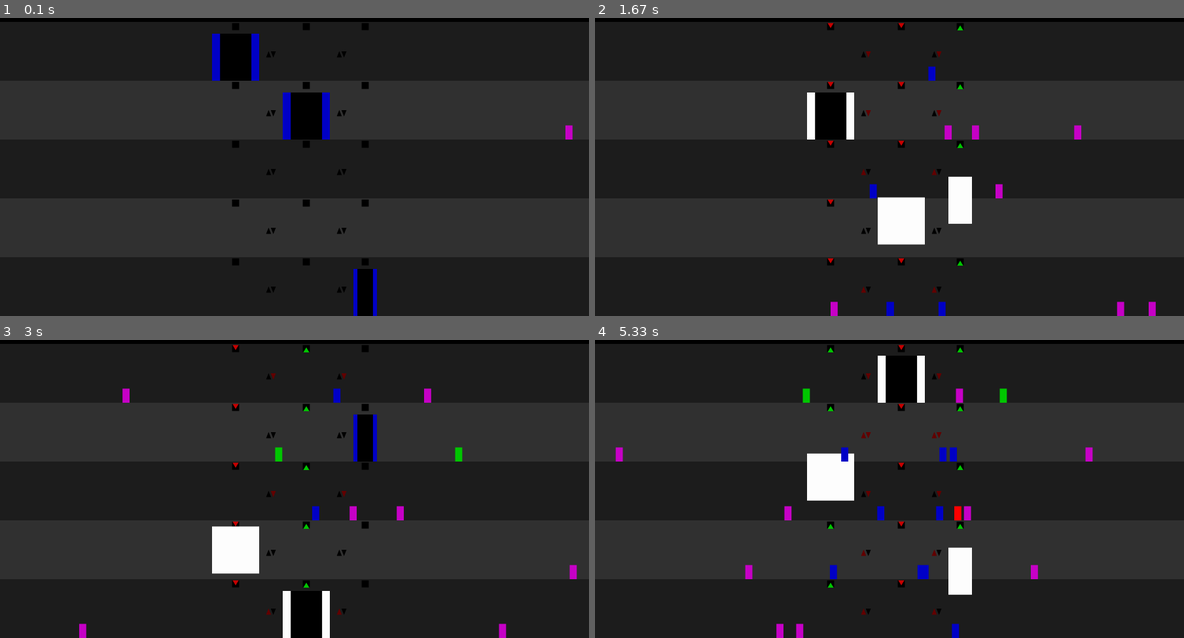
Above: before the commit, frames 1-4 (two rows, left to right).
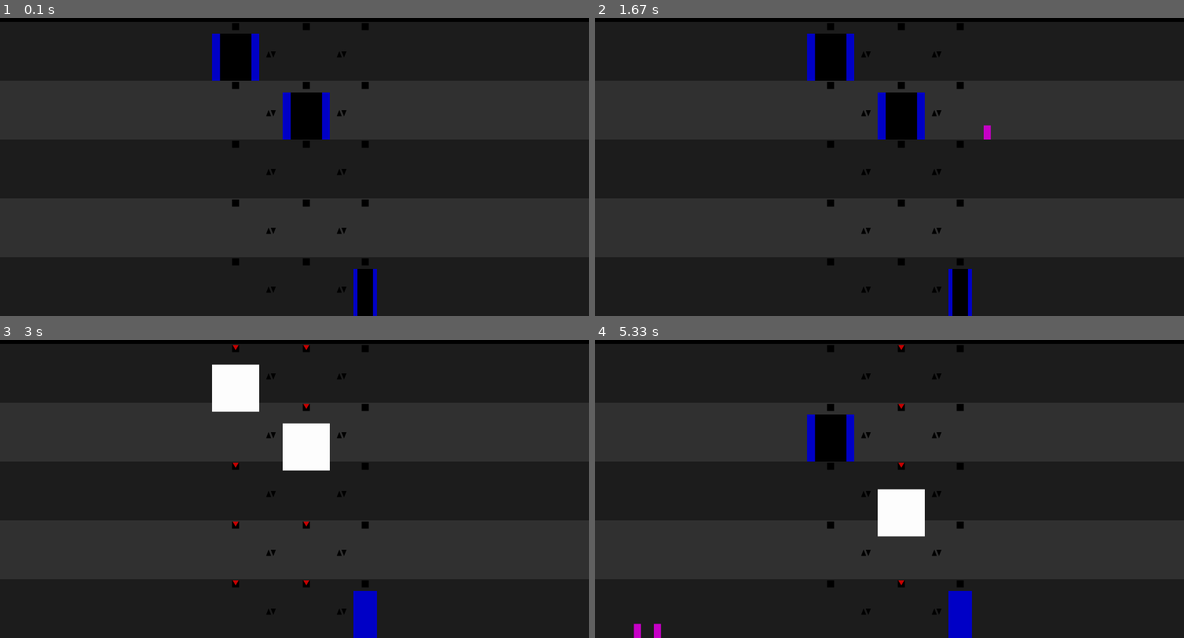
Above: after the commit, the same moments.

Repository: niklasdhein/EiP-Praktium-Aufzugssimulation
Game: pygame game, started from simulation.py
Same seed, same stepped clock (60 frames per second), same inputs: the game is played once before the commit and once after it.
Inputs:
- Up to frame 1 (0.1 s): no input
- Up to frame 2 (1.67 s): no input
- Up to frame 3 (3 s): no input
- Up to frame 4 (5.33 s): no input

The runs differ from the first frame. In frame 1, less than 0.1% of the frame differs, in the area x 96-98%, y 35-41%; in frame 2, 7.3%; in frame 3, 7.2%; in frame 4, 7.4%, in the area x 3-85%, y 2-100%.

Commit message:
added simple config load system

Diff:
--- /dev/null
+++ b/config.json
@@ -0,0 +1,10 @@
+{
+    "elevator_count": 3,
+    "level_count": 5,
+    "big_elevator_spawn_probability": 0.3,
+    "elevator_mode": "algorithm",
+    "passenger_spawn_chance": 0.5,
+    "passenger_patience": 25,
+    "speed_multiplier": 3,
+    "simulation_time": 3600
+}
--- a/simulation.py
+++ b/simulation.py
@@ -1,6 +1,8 @@
 import pygame
 import random
 import math
+import json
+import os
 
 # custom scripts
 from elevator import Elevator
@@ -14,9 +16,29 @@
 width = 2500
 height = 1600
 target_framerate = 1000
-
-
-# === simulation method ===
+use_config = True
+
+
+# === simulation method(s) ===
+
+def get_config_from_file(file_path: str="./config.json", print_config: bool=False) -> dict:
+    # return if file doesn't exists
+    if not os.path.exists(file_path):
+        return
+
+    # load the config
+    loaded_config = {}
+    with open(file_path) as f:
+        loaded_config = json.load(f)
+
+    # show config
+    if print_config:
+        print("== loaded config ==")
+        for key in loaded_config:
+            print(f"{key}:\t{loaded_config[key]}")
+        print("==  config end   ==")
+
+    return loaded_config
 
 def start_simulation(
     elevator_count: int=3,
@@ -157,6 +179,23 @@
                 color = (0, 0, 200)
             pygame.draw.rect(screen, color, passenger.graphics)
 
+
+    # == before setup ==
+
+    if use_config:
+        # load and apply config
+        loaded_config = get_config_from_file(file_path="./config.json", print_config=True)
+
+        elevator_count = loaded_config["elevator_count"]
+        level_count = loaded_config["level_count"]
+        big_elevator_spawn_probability = loaded_config["big_elevator_spawn_probability"]
+        elevator_mode = loaded_config["elevator_mode"]
+        passenger_spawn_chance = loaded_config["passenger_spawn_chance"]
+        passenger_patience = loaded_config["passenger_patience"]
+        speed_multiplier = loaded_config["speed_multiplier"]
+        simulation_time = loaded_config["simulation_time"]
+
+
     # == pre sim stuff ==
 
     # initialize pygame
@@ -199,8 +238,7 @@
 
         # exit when closing the window
         for event in pygame.event.get():
-            if event.type == pygame.QUIT:
-                running = False
+            if event.type == pygame.QUIT: running = False
 
         # exit when runtime is over
         time_elapsed += dt
@@ -228,6 +266,7 @@
 
         # draw on window
         pygame.display.flip()
+
     pygame.quit()
 
     print(f"simulation exited. {time_elapsed:.3f}s elapsed.")
